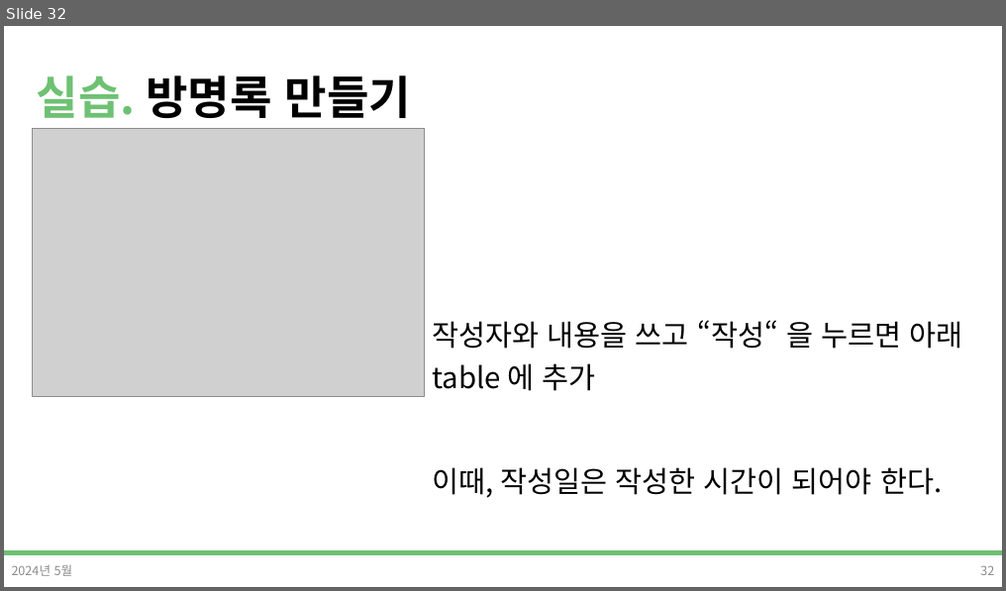
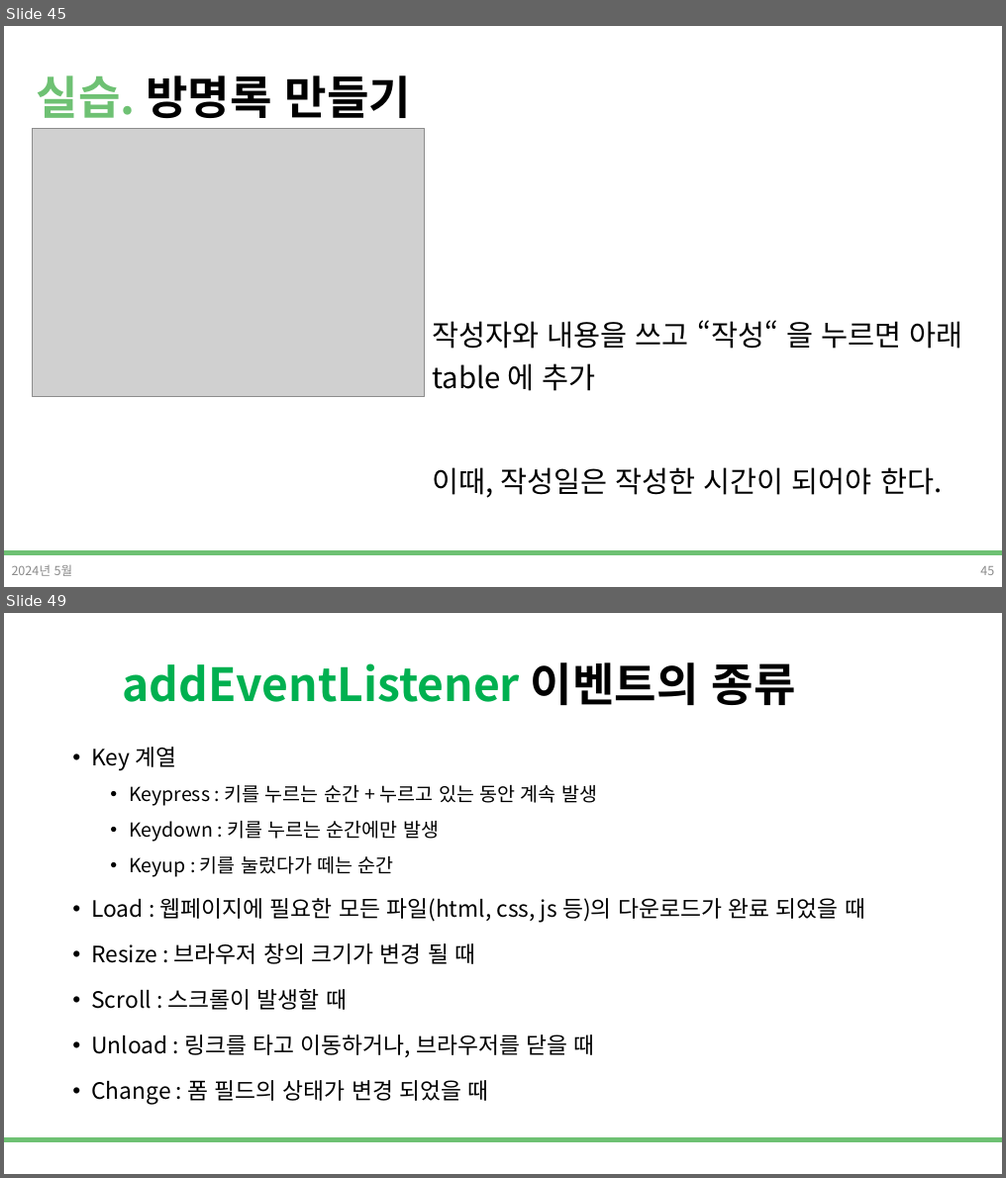
Before and after one commit to DevDamon0527/SeSAC_Yeongdeungpo_Campus_6th, a slide deck: material/[SeSAC_YDP_6] 04_2_Javascript_표준객체,DOM.pptx. Shown one above the other, each under a label of ours: slide 32 before the commit, slides 45 and 49 after it; the slides between them are not shown. The pictures are 1006x591 and 1006x1178 pixels, drawn with LibreOffice and Linux fonts; fonts in the diff are those of the drawing; grey boxes stand for pictures; background and template pictures are left out. Boxes give left, top, right and bottom in pixels: in the first picture for what was removed or moved away, otherwise in the second. Text is boxed around its words. In the diff, an @@ line names an element or a change of style, - is before the commit and + after.

```diff
--- a/material/[SeSAC_YDP_6] 04_2_Javascript_표준객체,DOM.pptx
+++ b/material/[SeSAC_YDP_6] 04_2_Javascript_표준객체,DOM.pptx
@@ slide 49 added at <box>4,613,1002,1174</box>, background #FFFFFF; not listed: 1 template element that a slide beside it also shows @@
@@ title added at <box>123,663,796,705</box>, 44 pt, text #00B050, bold @@
+addEventListener 이벤트의 종류
@@ text added at <box>91,747,865,1105</box>, 21.7 pt, text #000000 @@
+• Key 계열
+  • Keypress : 키를 누르는 순간 + 누르고 있는 동안 계속 발생
+  • Keydown : 키를 누르는 순간에만 발생
+  • Keyup : 키를 눌렀다가 떼는 순간
+• Load : 웹페이지에 필요한 모든 파일(html, css, js 등)의 다운로드가 완료 되었을 때
+• Resize : 브라우저 창의 크기가 변경 될 때
+• Scroll : 스크롤이 발생할 때
+• Unload : 링크를 타고 이동하거나, 브라우저를 닫을 때
+• Change : 폼 필드의 상태가 변경 되었을 때
@@ what was slide 32 is now slide 45 @@
@@ page number at <box>980,567,994,575</box>: text changed @@
-32
+45
```
Also in this commit, not shown: 2 slides changed, 16 other slides added, 7 other files.
